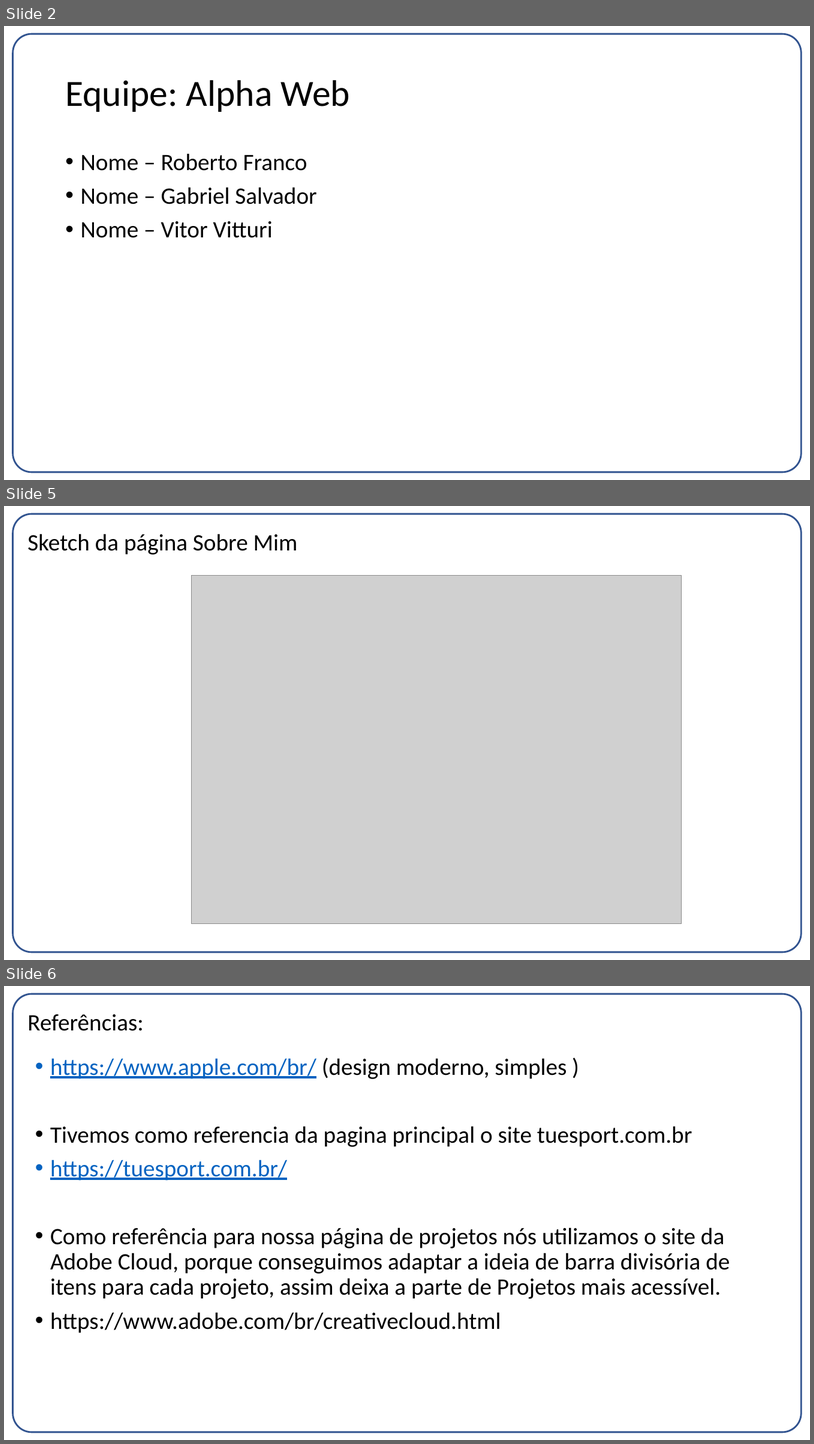
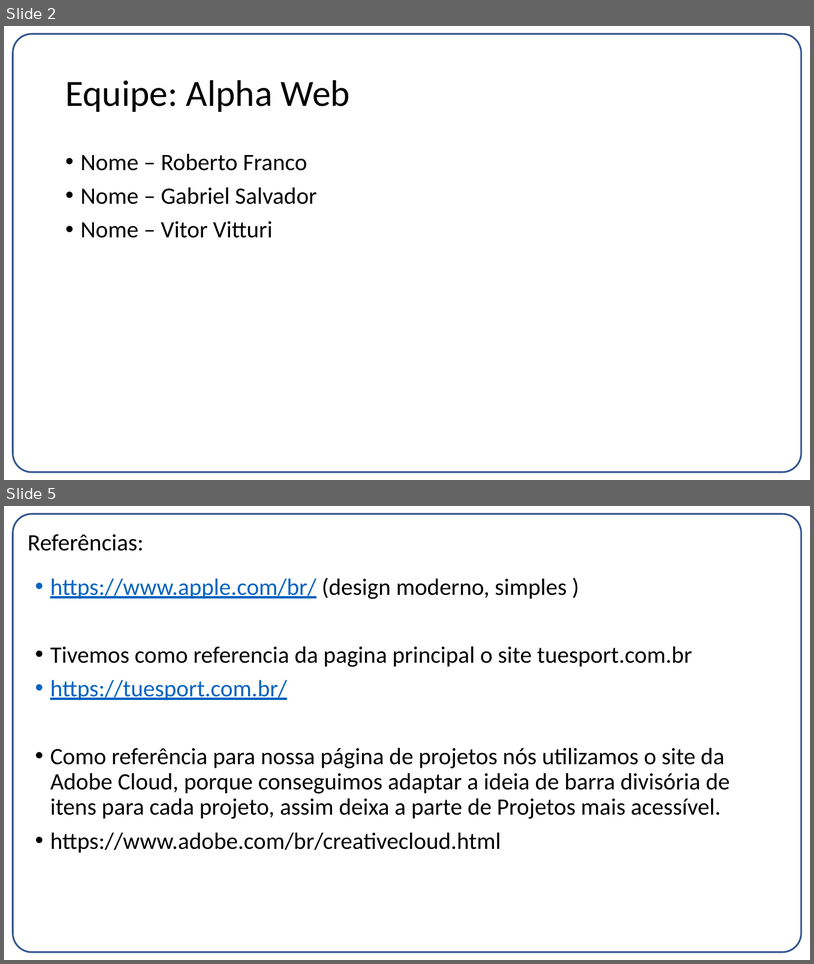
Before and after one commit to betofr1/co-design, a slide deck: Projeto 1/Entrega02.pptx. Shown one above the other, each under a label of ours: slides 2, 5 and 6 before the commit, slides 2 and 5 after it; the slides between them are not shown. The pictures are 814x1444 and 814x964 pixels, drawn with LibreOffice and Linux fonts; fonts in the diff are those of the drawing; grey boxes stand for pictures. Boxes give left, top, right and bottom in pixels: in the first picture for what was removed or moved away, otherwise in the second. Text is boxed around its words. In the diff, an @@ line names an element or a change of style, - is before the commit and + after.

```diff
--- a/Projeto 1/Entrega02.pptx
+++ b/Projeto 1/Entrega02.pptx
@@ slide 5 removed at (x1=4, y1=506, x2=810, y2=960), background #FFFFFF; not listed: 1 template element that a slide beside it also shows @@
@@ title removed at (x1=27, y1=534, x2=298, y2=555) @@
-Sketch da página Sobre Mim
@@ picture removed at (x1=192, y1=575, x2=682, y2=923) @@
@@ what was slide 6 is now slide 5 @@
```
Also in this commit, not shown: 2 slides changed, 6 other files.
